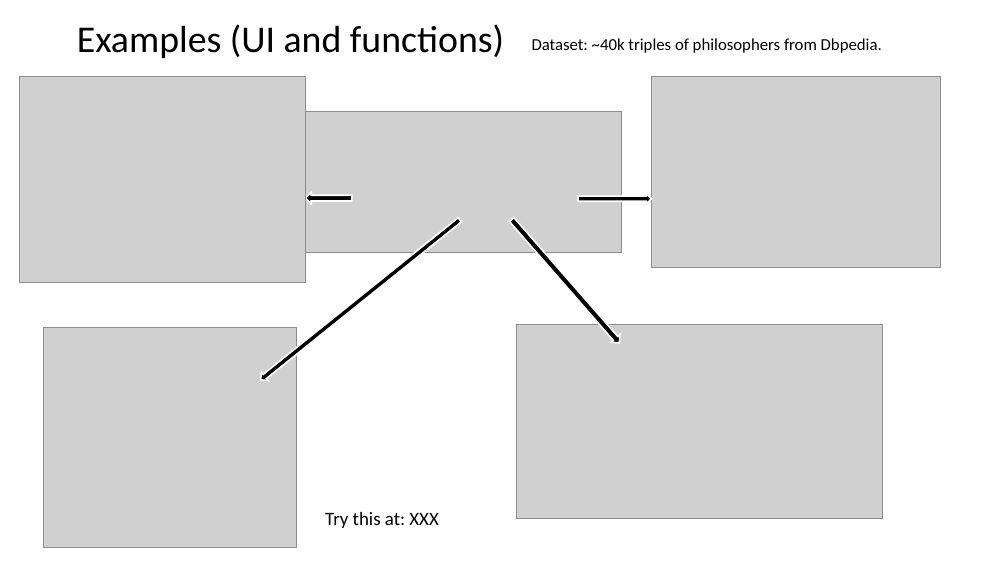
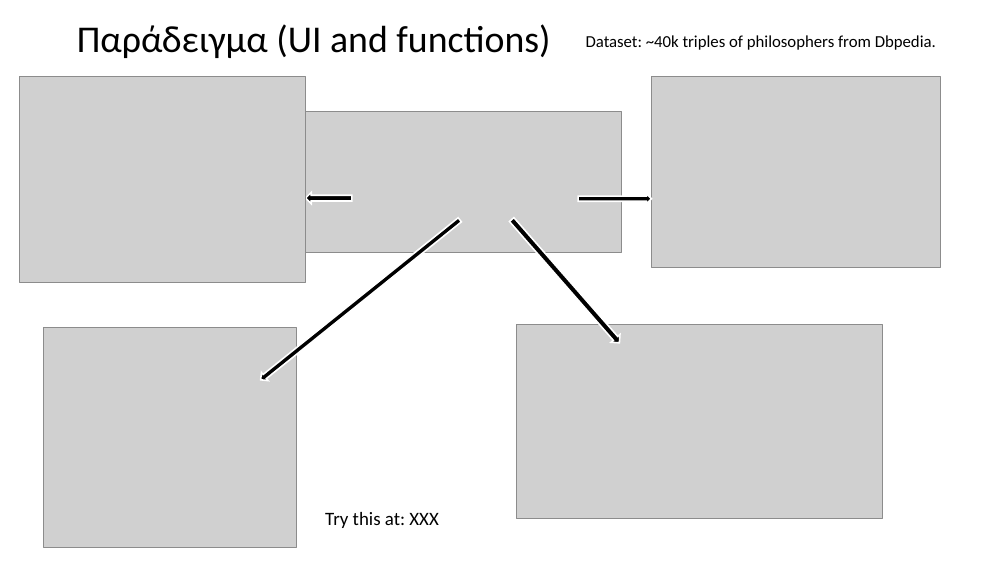
Before and after one commit to MChatzakis/RDFsim, a slide deck: slide 7 of RDFsim/presentation/RDFsim-gr.pptx. Drawn at 1008x567 pixels with LibreOffice and Linux fonts; fonts in the diff are those of the drawing; grey boxes stand for pictures. Boxes give left, top, right and bottom in pixels: in the first picture for what was removed or moved away, otherwise in the second. Text is boxed around its words. In the diff, an @@ line names an element or a change of style, - is before the commit and + after.

```diff
--- a/RDFsim/presentation/RDFsim-gr.pptx
+++ b/RDFsim/presentation/RDFsim-gr.pptx
@@ title at [77, 24, 550, 58]: text changed @@
-Examples (UI and functions)
+Παράδειγμα (UI and functions)
@@ text "Dataset: ~40k triples of philosophers ...": place and size @@
-text "Dataset: ~40k triples of philosophers ..." at [532, 38, 882, 53]
+text "Dataset: ~40k triples of philosophers ..." at [586, 35, 936, 50]
```
Also in this commit, not shown: 5 other slides changed, 5 other files.
